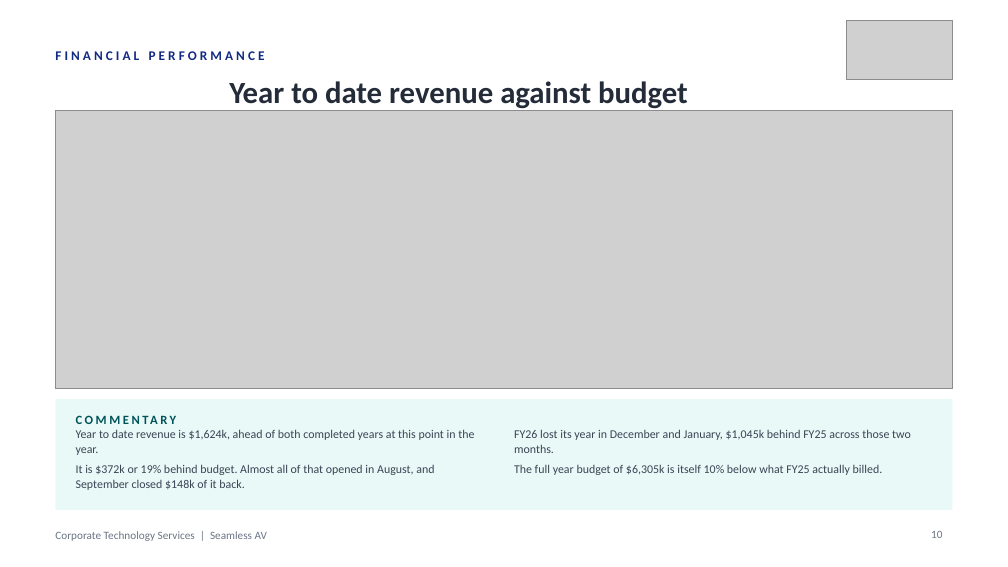
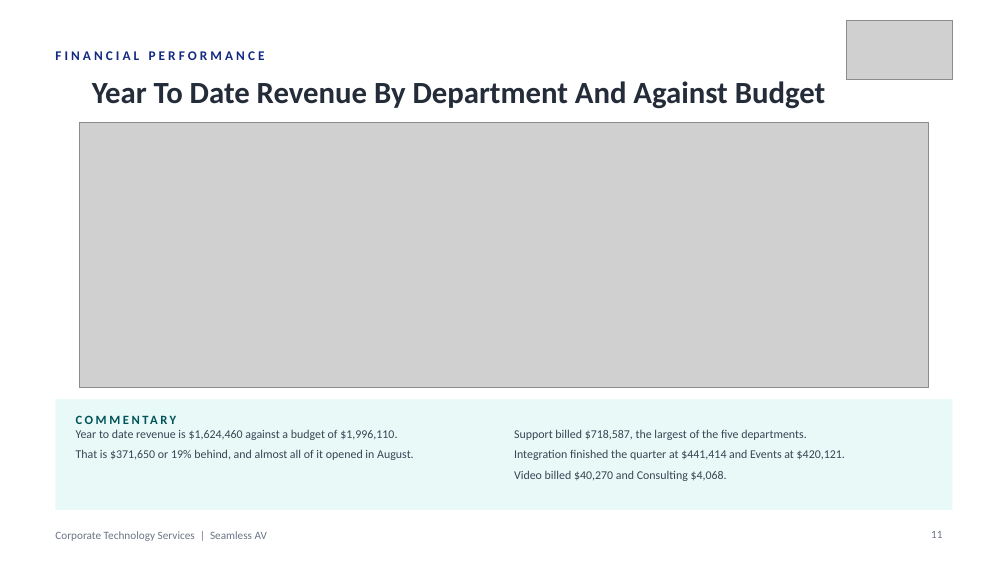
Before and after one commit to WesleyNelson-O33/Claude, a slide deck: slide 11 of deck/CTS Quarterly Business Review - Q1 FY2027.pptx (slide 10 before the commit). Drawn at 1008x567 pixels with LibreOffice and Linux fonts; fonts in the diff are those of the drawing; grey boxes stand for pictures. Boxes give left, top, right and bottom in pixels: in the first picture for what was removed or moved away, otherwise in the second. Text is boxed around its words. In the diff, an @@ line names an element or a change of style, - is before the commit and + after.

```diff
--- a/deck/CTS Quarterly Business Review - Q1 FY2027.pptx
+++ b/deck/CTS Quarterly Business Review - Q1 FY2027.pptx
@@ text at [92, 81, 825, 109]: text changed @@
-Year to date revenue against budget
+Year To Date Revenue By Department And Against Budget
@@ picture: place and size @@
-picture at [55, 111, 953, 389]
+picture at [80, 123, 929, 387]
@@ text at [76, 429, 414, 460]: text changed @@
-Year to date revenue is $1,624k, ahead of both completed years at this point in the year.
-It is $372k or 19% behind budget. Almost all of that opened in August, and September closed $148k of it back.
+Year to date revenue is $1,624,460 against a budget of $1,996,110.
+That is $371,650 or 19% behind, and almost all of it opened in August.
@@ text at [514, 429, 845, 481]: text changed @@
-FY26 lost its year in December and January, $1,045k behind FY25 across those two months.
-The full year budget of $6,305k is itself 10% below what FY25 actually billed.
+Support billed $718,587, the largest of the five departments.
+Integration finished the quarter at $441,414 and Events at $420,121.
+Video billed $40,270 and Consulting $4,068.
@@ page number at [931, 531, 942, 538]: text changed @@
-10
+11
```
Also in this commit, not shown: 43 other slides changed, 1 slide added, 17 other files.
